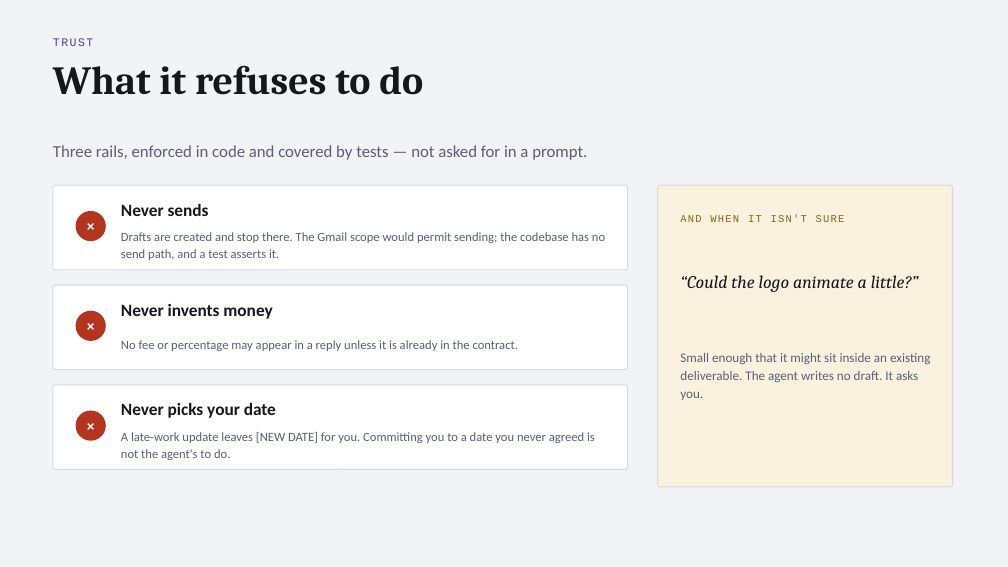
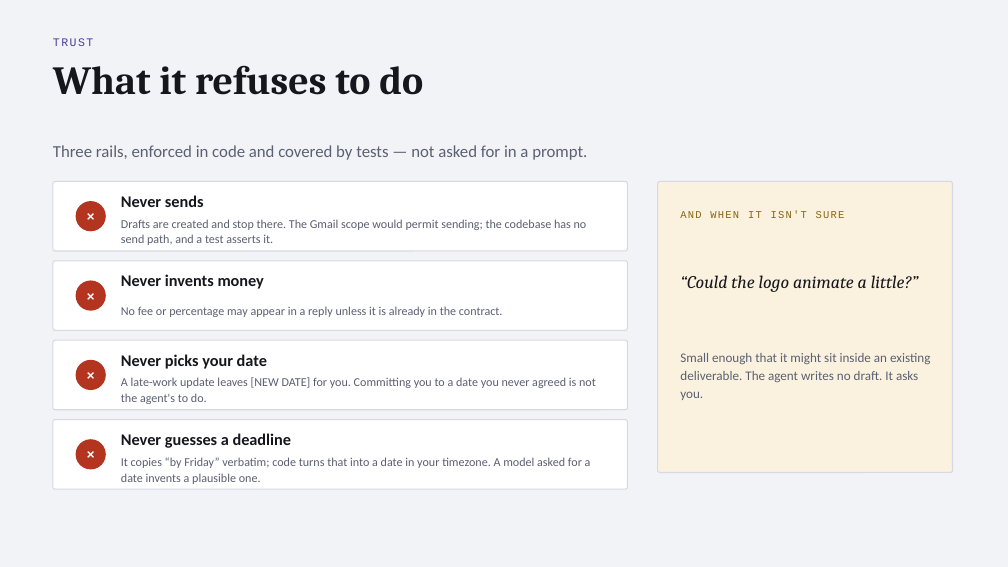
Before and after one commit to AMREESHAYS/chief-of-staff, a slide deck: slide 7 of deck/chief-of-staff.pptx. Drawn at 1008x567 pixels with LibreOffice and Linux fonts; fonts in the diff are those of the drawing. Boxes give left, top, right and bottom in pixels: in the first picture for what was removed or moved away, otherwise in the second. Text is boxed around its words. In the diff, an @@ line names an element or a change of style, - is before the commit and + after.

```diff
--- a/deck/chief-of-staff.pptx
+++ b/deck/chief-of-staff.pptx
@@ rounded rectangle: place and size @@
-rounded rectangle at (53,185,628,270)
+rounded rectangle at (53,181,628,251)
@@ ellipse: place and size @@
-ellipse at (76,211,106,241)
+ellipse at (76,201,106,231)
@@ text "×": place and size @@
-text "×" at (76,211,106,241)
+text "×" at (76,201,106,231)
@@ text "Never sends": place and size @@
-text "Never sends" at (121,204,209,216)
+text "Never sends" at (121,195,204,207)
@@ rounded rectangle: place and size @@
-rounded rectangle at (658,185,953,487)
+rounded rectangle at (658,181,953,473)
@@ text "AND WHEN IT ISN'T SURE": place and size @@
-text "AND WHEN IT ISN'T SURE" at (680,215,845,222)
+text "AND WHEN IT ISN'T SURE" at (680,211,845,218)
@@ text "Drafts are created and stop ...": place and size @@
-text "Drafts are created and stop ..." at (121,232,605,260)
+text "Drafts are created and stop ..." at (121,219,587,245)
@@ proportions changed in 3 elements at (53,181,628,251), (53,420,628,489), (53,261,628,330) @@
@@ rounded rectangle: place and size @@
-rounded rectangle at (53,285,628,370)
+rounded rectangle at (53,261,628,330)
@@ 2 texts, 1 ellipse: place and size @@
-2 texts, 1 ellipse at (76,304,272,341)
+2 texts, 1 ellipse at (76,274,264,311)
@@ text "No fee or percentage may ...": place and size @@
-text "No fee or percentage may ..." at (121,340,518,351)
+text "No fee or percentage may ..." at (121,306,503,317)
@@ rounded rectangle added at (53,340,628,410), fill #FFFFFF, outline #D6D9E3 1 pt @@
@@ size 16.5 to 15.5 pt in 3 elements at (121,195,204,207), (121,274,264,289), (121,354,267,369) @@
@@ text "Never picks your date": place and size @@
-text "Never picks your date" at (121,403,276,418)
+text "Never picks your date" at (121,354,267,369)
@@ ellipse added at (76,360,106,390), fill #B3341F @@
@@ text added at (76,360,106,390), 13 pt, text #FFFFFF, bold @@
+×
@@ size 12 to 11.5 pt; line spacing 16pt to 15pt in 3 elements at (121,219,587,245), (121,306,503,317), (121,377,596,404) @@
@@ text "A late-work update leaves [NEW ...": place and size @@
-text "A late-work update leaves [NEW ..." at (121,432,595,460)
+text "A late-work update leaves [NEW ..." at (121,377,596,404)
@@ rounded rectangle: place and size @@
-rounded rectangle at (53,385,628,470)
+rounded rectangle at (53,420,628,489)
@@ ellipse: place and size @@
-ellipse at (76,411,106,441)
+ellipse at (76,439,106,470)
@@ text "×": place and size @@
-text "×" at (76,411,106,441)
+text "×" at (76,439,106,470)
@@ text added at (121,433,292,448), 15.5 pt, text #16171D, bold @@
+Never guesses a deadline
@@ text added at (121,457,591,484), 11.5 pt, text #5B6072 @@
+It copies “by Friday” verbatim; code turns that into a date in your timezone. A model asked for a date invents a plausible one.
```
Also in this commit, not shown: 3 other slides changed, 1 slide added, 1 slide removed, 2 other files.
